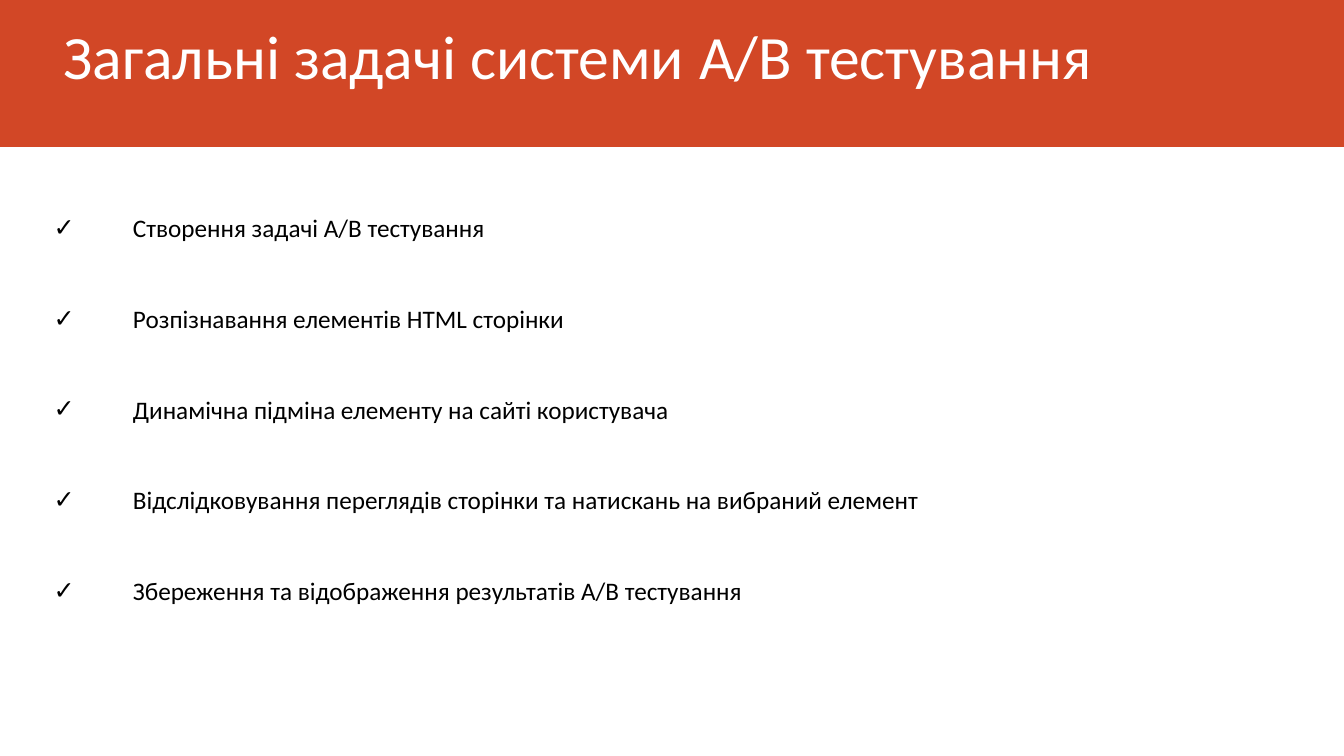
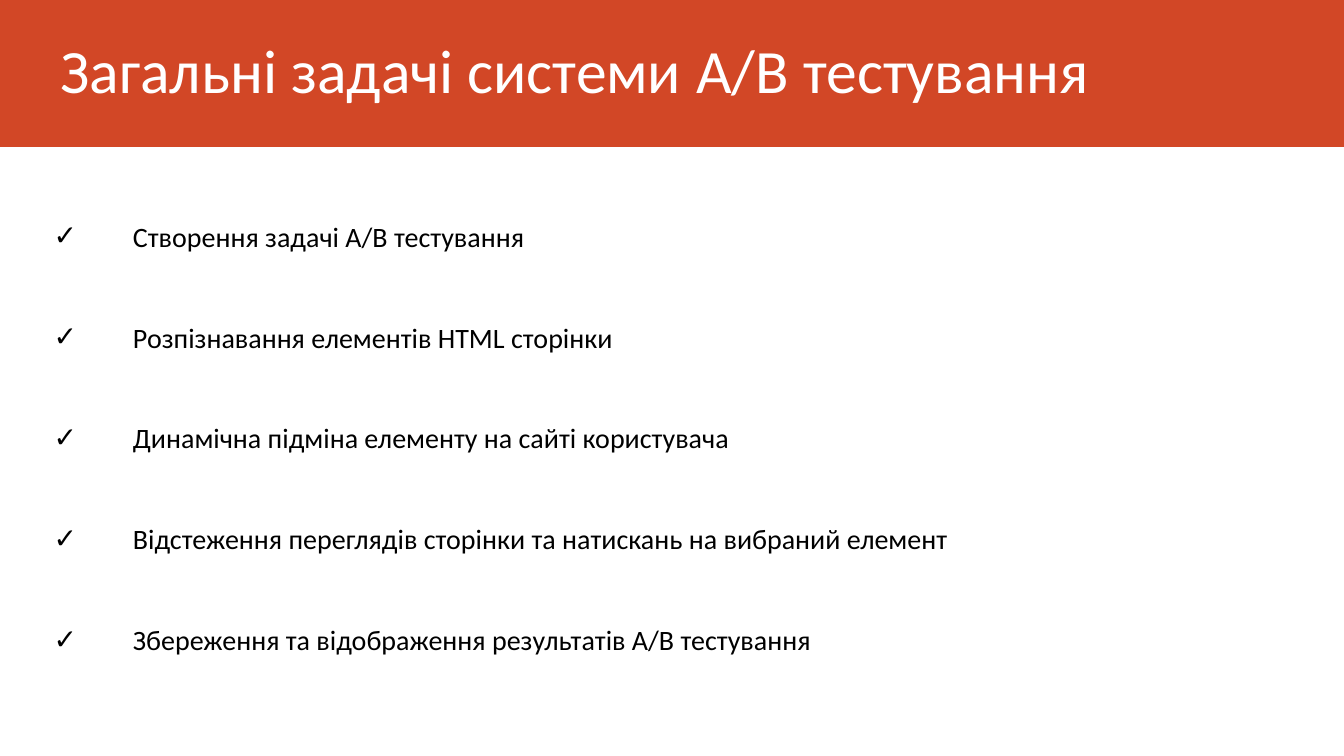
Before and after one commit to oleksandrh/--------6-----, a slide deck: slide 3 of Система AB тестування.pptx. Drawn at 1344x756 pixels with LibreOffice and Linux fonts; fonts in the diff are those of the drawing. Boxes give left, top, right and bottom in pixels: in the first picture for what was removed or moved away, otherwise in the second. Text is boxed around its words. In the diff, an @@ line names an element or a change of style, - is before the commit and + after.

```diff
--- a/Система AB тестування.pptx
+++ b/Система AB тестування.pptx
@@ title "Загальні задачі системи A/B тестування": place and size @@
-title "Загальні задачі системи A/B тестування" at [64,36,1092,89]
+title "Загальні задачі системи A/B тестування" at [61,50,1089,103]
@@ text at [133,227,811,655]: size 18 to 20 pt in "Створення задачі A/B тестування", "Розпізнавання елементів HTML сторінки", "Динамічна підміна елементу на сайті користувача", "Збереження та відображення результатів A/B тестування" @@
@@ text at [133,529,947,554]: text changed; size 18 to 20 pt @@
-✓ Відслідковування переглядів сторінки та натискань на вибраний елемент
+✓ Відстеження переглядів сторінки та натискань на вибраний елемент
```
Also in this commit, not shown: 7 other slides changed, 1 slide added, 3 other files.
